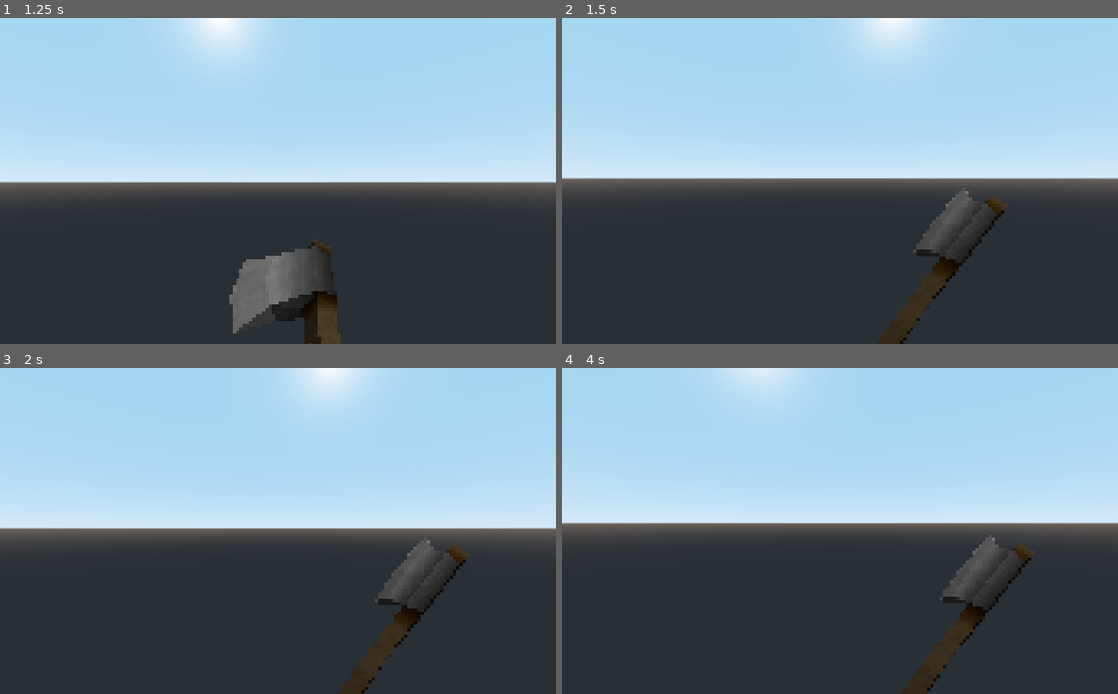
Above: before the commit, frames 1-4 (two rows, left to right).
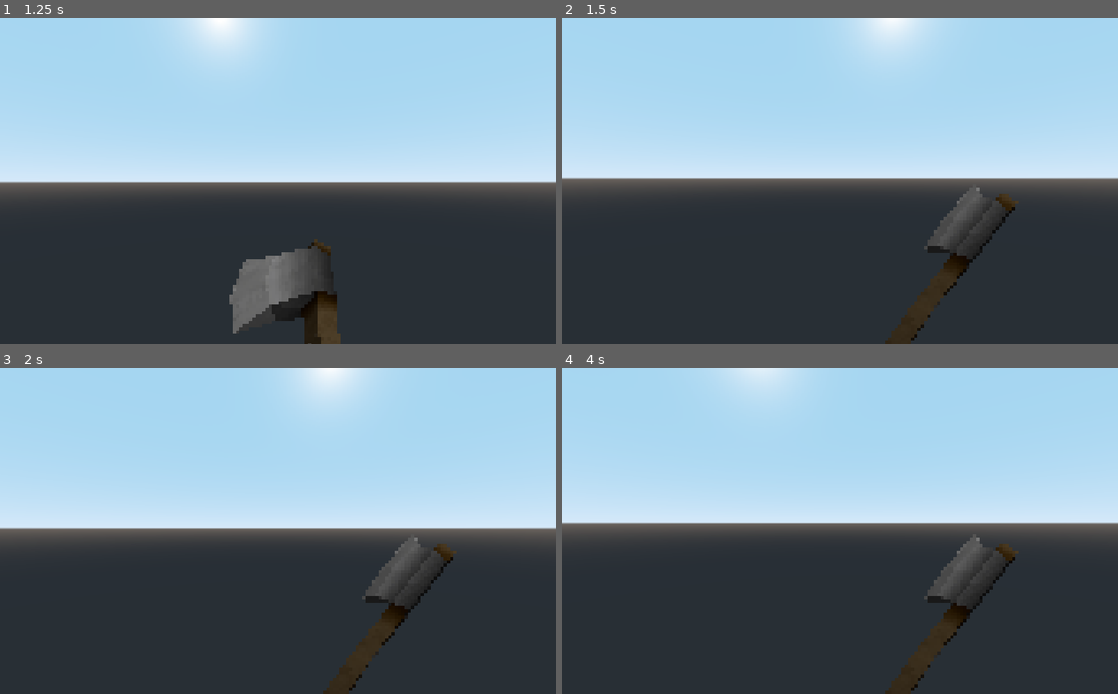
Above: after the commit, the same moments.

Repository: whoozi/3DGodotAdventure
Game: Godot game, scene res://world.tscn
The game is run twice, just before and just after one commit, with the same random seed, the same clock (stepped at 60 frames per second) and the same inputs.
Inputs (mouse positions are in pixels of both pictures, inside the frame that each line leads up to):
- Up to frame 1 (1.25 s): tap Enter at 0.5 s; move the mouse to (305, 181) at 0.52 s; hold W (move_forward) from 0.53 s (still down); click (305, 181) at 0.6 s
- Up to frame 2 (1.5 s): keep holding W (move_forward); move the mouse to (812, 181) at 1.27 s; click (812, 181) at 1.35 s
- Up to frame 3 (2 s): keep holding W (move_forward)
- Up to frame 4 (4 s): keep holding W (move_forward); move the mouse to (851, 524) at 2.02 s; click (851, 524) at 2.1 s; move the mouse to (834, 537) at 2.77 s; click (834, 537) at 2.85 s; move the mouse to (878, 534) at 3.52 s; click (878, 534) at 3.6 s

Frame 1 is identical in both runs. In frame 2, 1.6% of the frame differs, in the area x 56-83%, y 52-100%; in frame 3, 2.4%; in frame 4, 2.7%, in the area x 58-85%, y 51-100%.

Commit message:
Remove import from .gitignore

Diff:
--- a/player.gd
+++ b/player.gd
@@ -47,11 +47,11 @@
 	canvas.offset.x = lerp(canvas.offset.x - look.x, 0, 20 * delta)
 	canvas.offset.y = lerp(canvas.offset.y, max(0, camera.rotation_degrees.x), 20 * delta)
 
-	if move != Vector2.ZERO:
-		sway_degree += 6 * delta
-		canvas.offset += Vector2(sin(sway_degree) * 10, 2 + (cos(sway_degree * 2) * 2))
+	if is_on_floor():
+		if move != Vector2.ZERO:
+			sway_degree += 6 * delta
+			canvas.offset += Vector2(sin(sway_degree) * 10, 2 + (cos(sway_degree * 2) * 2))
 
-	if is_on_floor():
 		if Input.is_action_just_pressed("attack"):
 			anim_player.play("swing")
 			if anim_player.current_animation_position / anim_player.current_animation_length >= 0.5:
Not shown, changed: .gitignore
